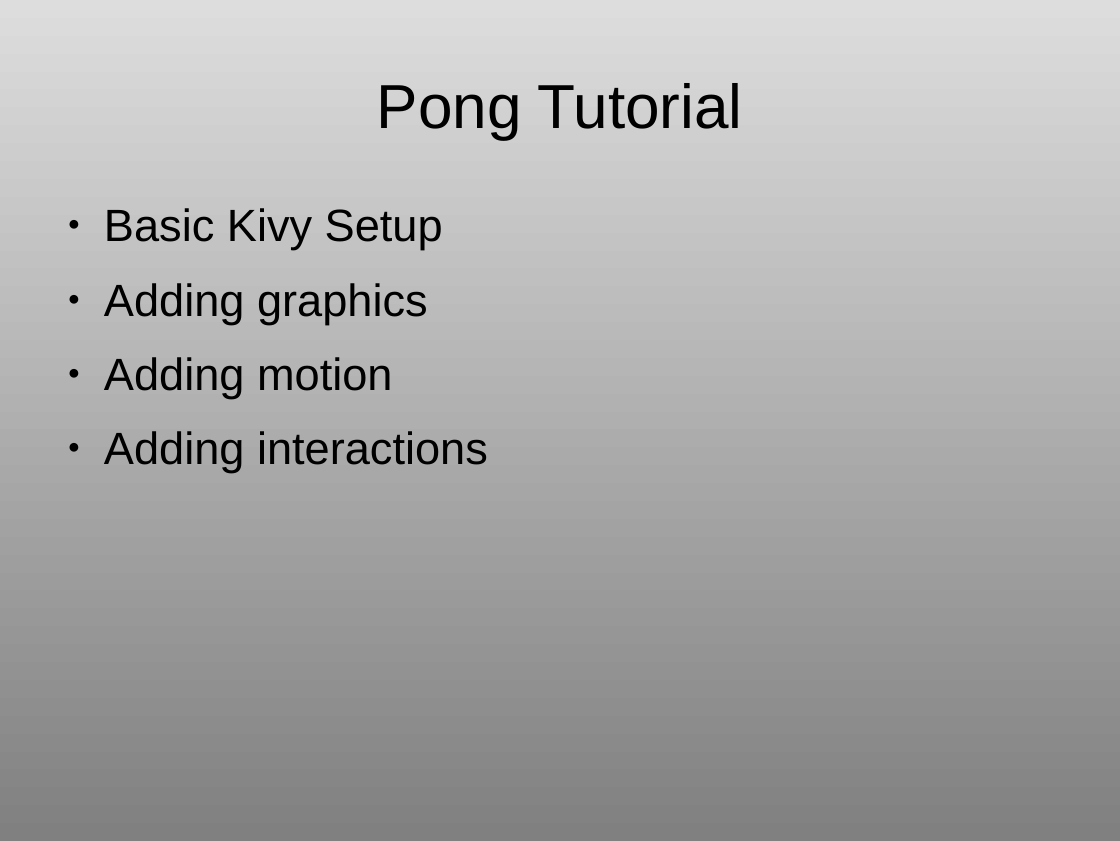
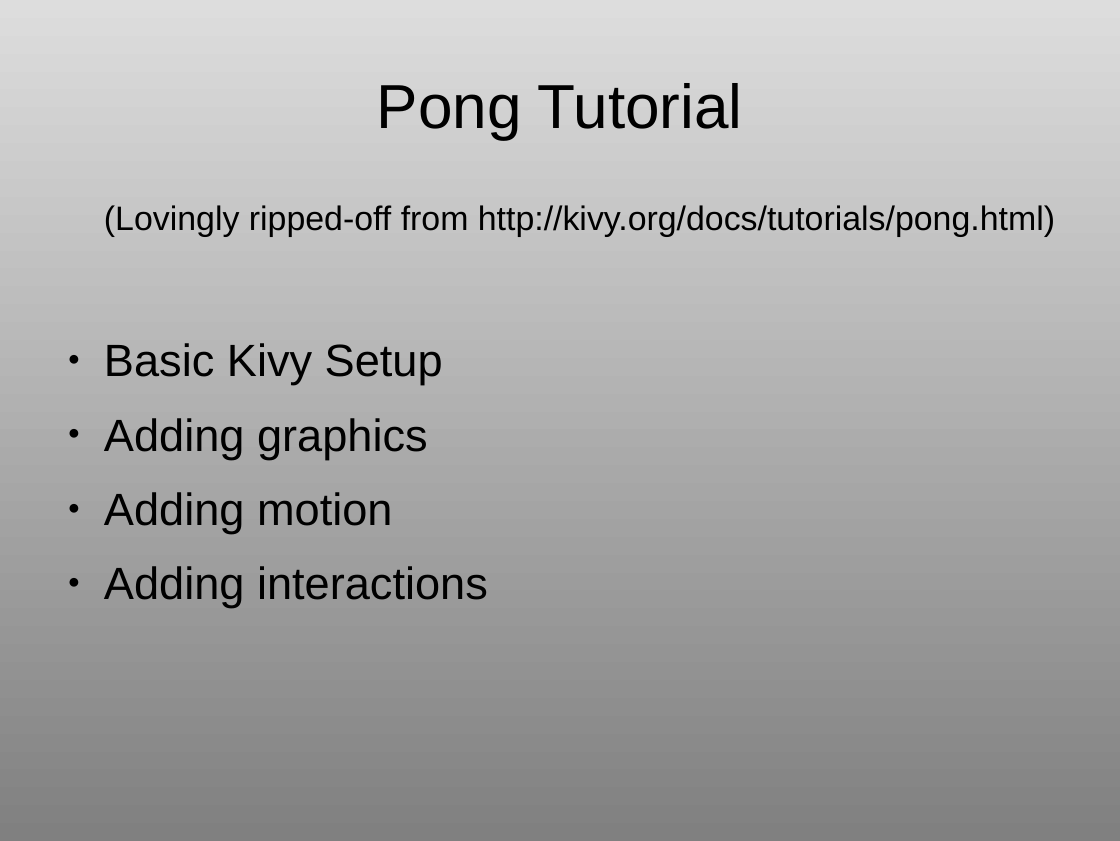
Before and after one commit to krishardy/kivy_intro_20140318, a slide deck: slide 8 of ABQ PUG Presentation 20140318.odp. Drawn at 1120x841 pixels with LibreOffice and Linux fonts; fonts in the diff are those of the drawing. Boxes give left, top, right and bottom in pixels: in the first picture for what was removed or moved away, otherwise in the second. Text is boxed around its words. In the diff, an @@ line names an element or a change of style, - is before the commit and + after.

Commit message:
Added credits for pong game

```diff
--- a/ABQ PUG Presentation 20140318.odp
+++ b/ABQ PUG Presentation 20140318.odp
@@ text at (x1=104, y1=205, x2=1055, y2=237): paragraph added @@
+(Lovingly ripped-off from http://kivy.org/docs/tutorials/pong.html)
```
